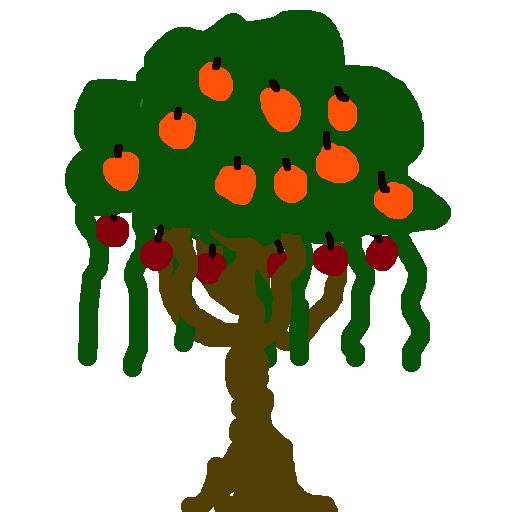
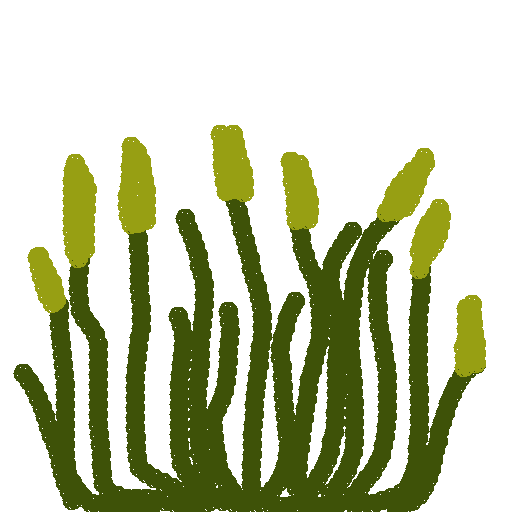
Before/after of a 512×512 layered artwork. What changed in the layer stack:
added layer "grass3" above "grass2" over [13, 125, 486, 512]
hid "test_tree4" over [65, 13, 451, 512]
hid "test_tree3" over [96, 10, 408, 512]
hid "test_tree2" over [74, 21, 430, 512]
hid "test_tree" over [109, 18, 380, 512]
